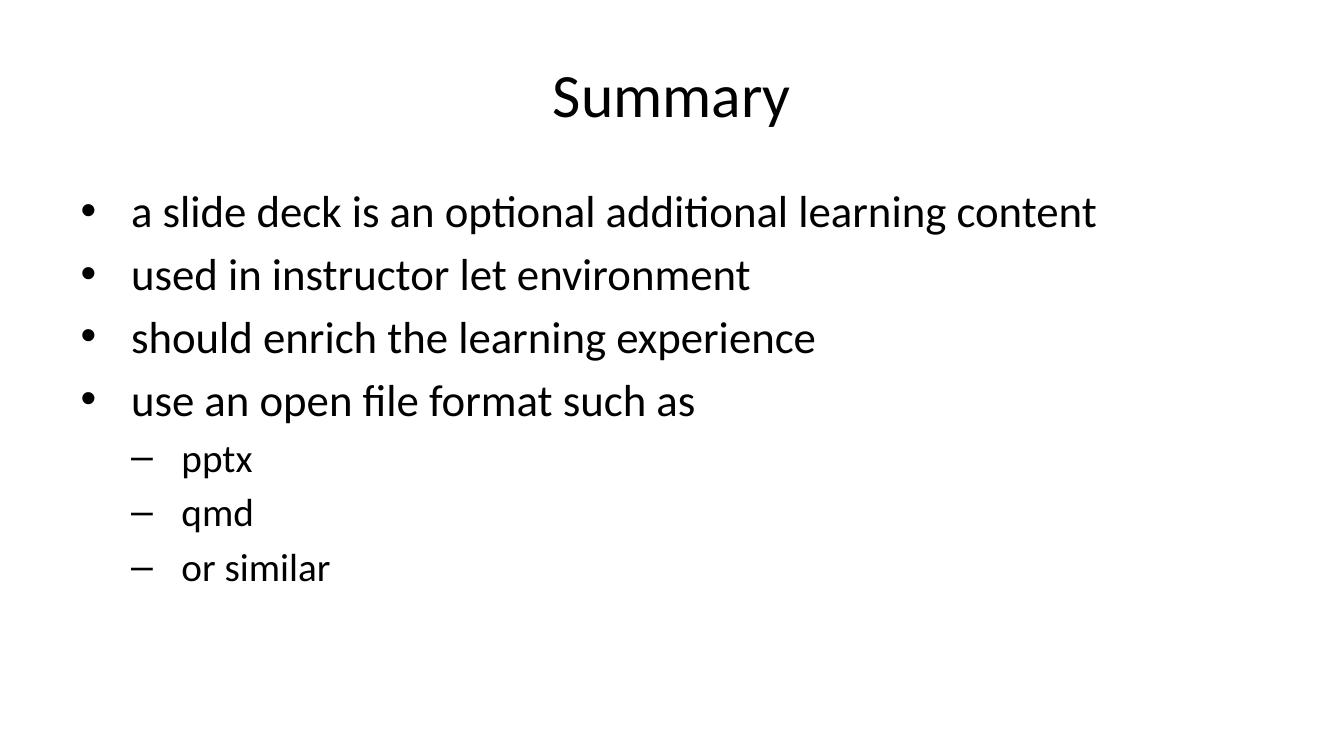
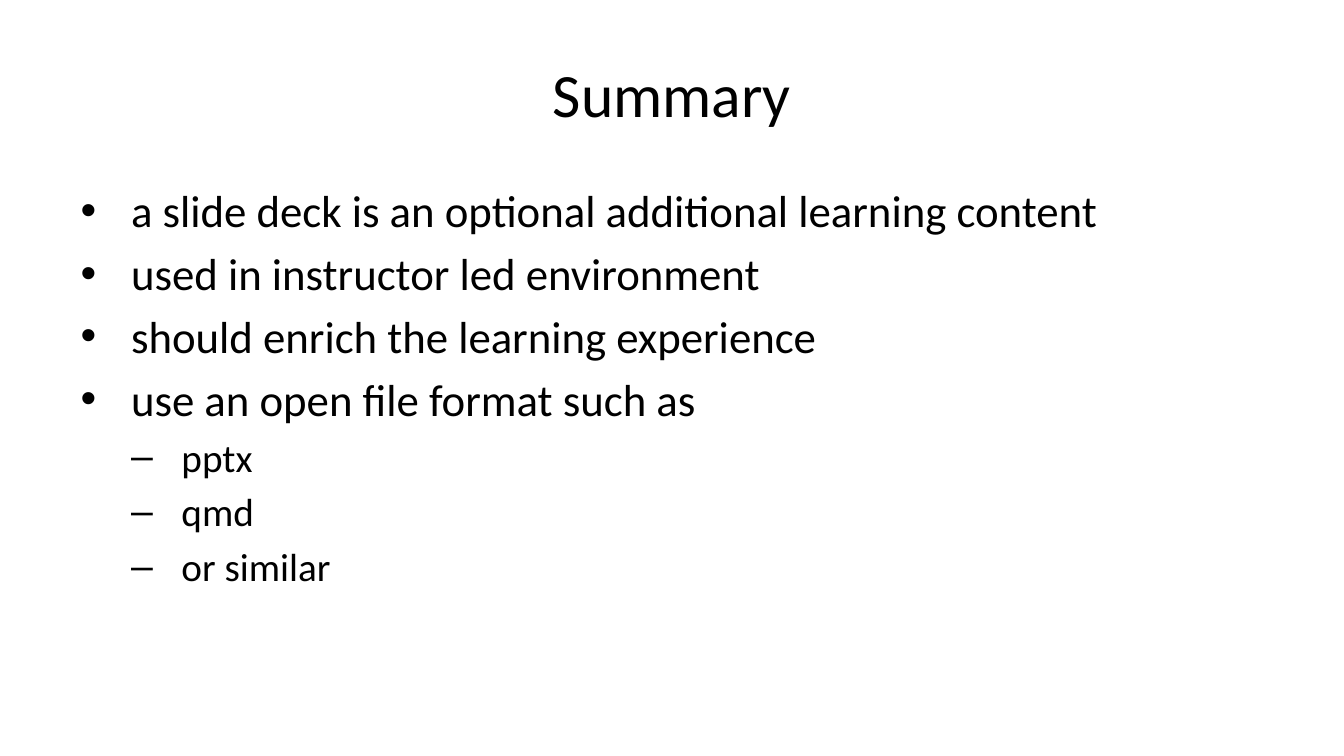
Before and after one commit to FAIR-by-Design-Methodology/FAIR-by-Design_ToT, a slide deck: slide 13 of resources/Stage 4 – Produce/10-Content Mix/10-slide_deck.pptx. Drawn at 1344x756 pixels with LibreOffice and Linux fonts; fonts in the diff are those of the drawing. Boxes give left, top, right and bottom in pixels: in the first picture for what was removed or moved away, otherwise in the second. Text is boxed around its words. In the diff, an @@ line names an element or a change of style, - is before the commit and + after.

```diff
--- a/resources/Stage 4 – Produce/10-Content Mix/10-slide_deck.pptx
+++ b/resources/Stage 4 – Produce/10-Content Mix/10-slide_deck.pptx
@@ text at (x1=131, y1=259, x2=760, y2=291): text changed @@
-• used in instructor let environment
+• used in instructor led environment
```
